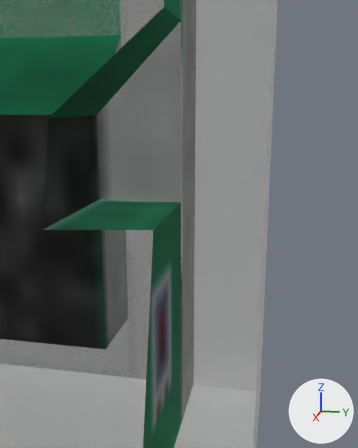
Two versions of the OBJ model src/main/resources/assets/eln/model/FuelGenerator50V/FuelGenerator50V.obj, one commit apart.
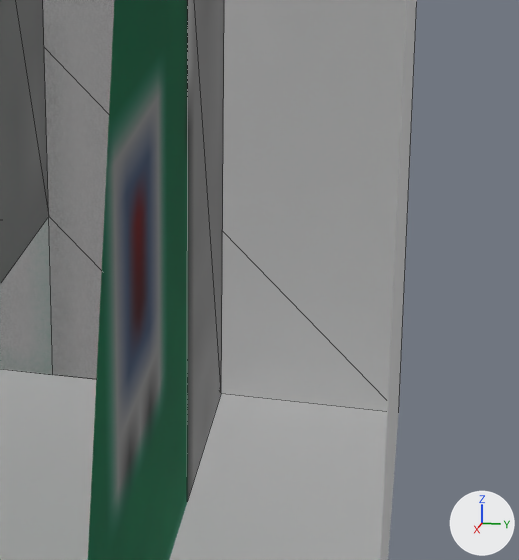
Old and new are each drawn from a 50 mm camera at (0.163, 0.51, -0.085) aimed at (-0.331, 0.412, -0.209) and again close up on the part from 31% to 85% of the width and 53% to 100% of the height. Every picture has the same lights, and +X, +Y and +Z are marked at lower right. The close-ups show mesh edges as thin lines. Everything nearer to the camera than a plane just in front of the edit is cut away. Where no turn or scale is listed for an object, it has been applied to the vertices.

Names of what the first close-up shows: 'Minecraft_Block_Cube', 'main'.
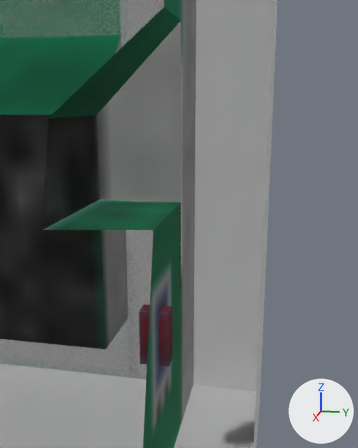
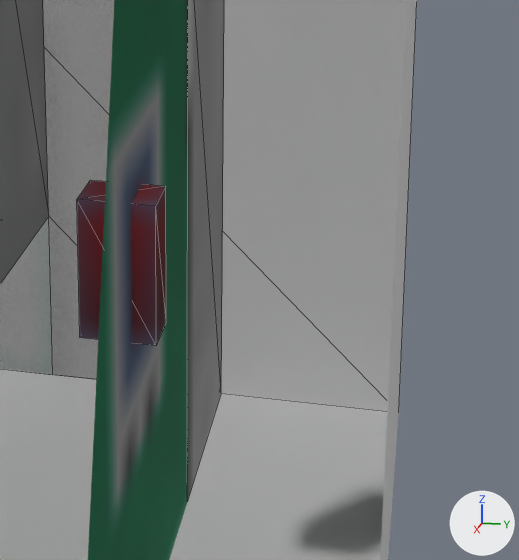
Commit message: Fuel generator finished

Boxes (x1, y1, x2, y2) around the edits, measured in the close-ups (519 x 560 px):
'switch', added (brown): after (77, 180, 166, 345)

The edits, one by one:
Mesh me_switch is new.
It has 8 vertices, 10 faces and spans x -0.3085..-0.2895, y 0.3784..0.4092, z -0.3507..-0.2921.
It uses material mat_none (picture img_fuelgenerator50v_png).
Object 'switch' (ob_switch) is new; it shows me_switch.
Its location is (0.0, 0.0, 0.0).
